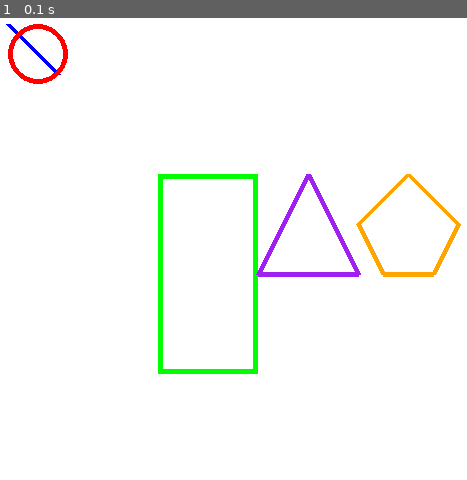
Above: before the commit, frame 1.
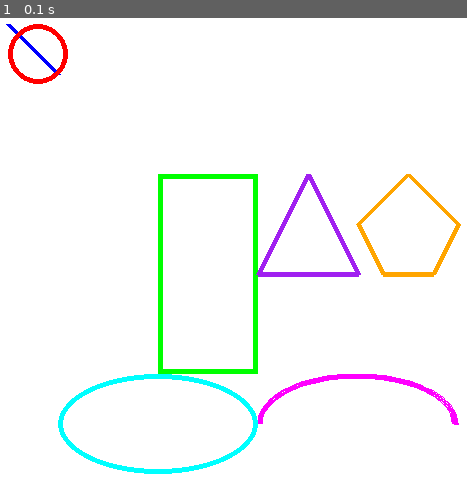
Above: after the commit, the same moment.

Repository: Juan-Garcia16/Computacion-Grafica
Game: pygame game, started from Clases/clase_9_pygame.py
Two runs of this game, one before a commit and one after it. Both use one fixed random seed, a clock stepped at 60 frames per second and the inputs below.
Inputs:
- Up to frame 1 (0.1 s): no input

The runs differ from the first frame. In frame 1, 1.6% of the frame differs, in the area x 12-99%, y 77-99%.

Commit message:
clase pygame, inicio taller

Diff:
--- a/Clases/clase_9_pygame.py
+++ b/Clases/clase_9_pygame.py
@@ -45,5 +45,22 @@
     # Crea un pentágono
     pygame.draw.polygon(screen, "orange", [(400, 250), (450, 200), (500, 250), (475, 300), (425, 300)], width=5)
 
+    # Dibuja una elipse cian
+    # screen: superficie donde se dibuja
+    # "cyan": color de la elipse
+    # (100, 400, 200, 100): (x, y, ancho, alto) del rectángulo que contiene la elipse
+    # width=5:grosor del borde
+    pygame.draw.ellipse(screen, "cyan", (100, 400, 200, 100), width=5)
+
+    # Dibuja un arco magenta
+    # screen: superficie donde se dibuja
+    # "magenta": color del arco
+    # (300, 400, 200, 100): (x, y, ancho, alto) del rectángulo que contiene el arco
+    # 0: ángulo de inicio
+    # 3.14: ángulo de fin
+    # width=5: grosor del borde
+    pygame.draw.arc(screen, "magenta", (300, 400, 200, 100), 0, 3.14, width=5)
+
+
     pygame.display.flip()  # Actualiza la pantalla con los nuevos dibujos
     dt = clock.tick(60)  # Limita el bucle a 60 FPS y devuelve el tiempo desde el último tick
